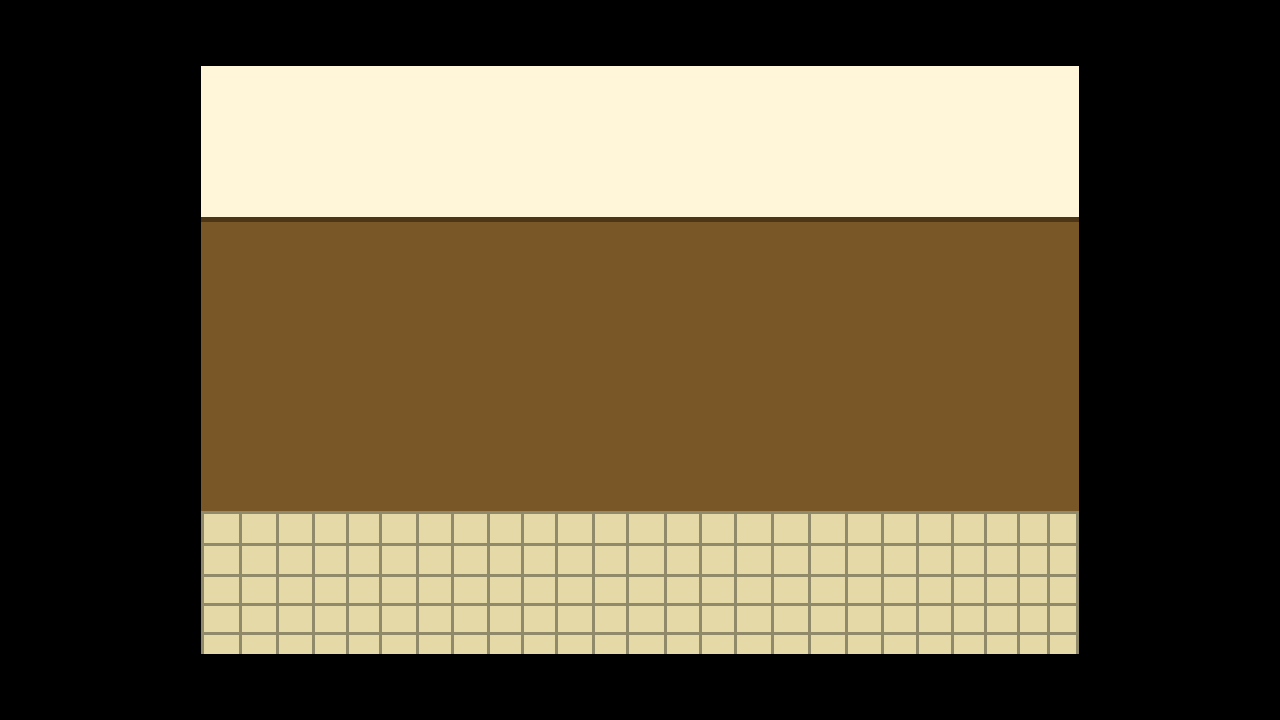
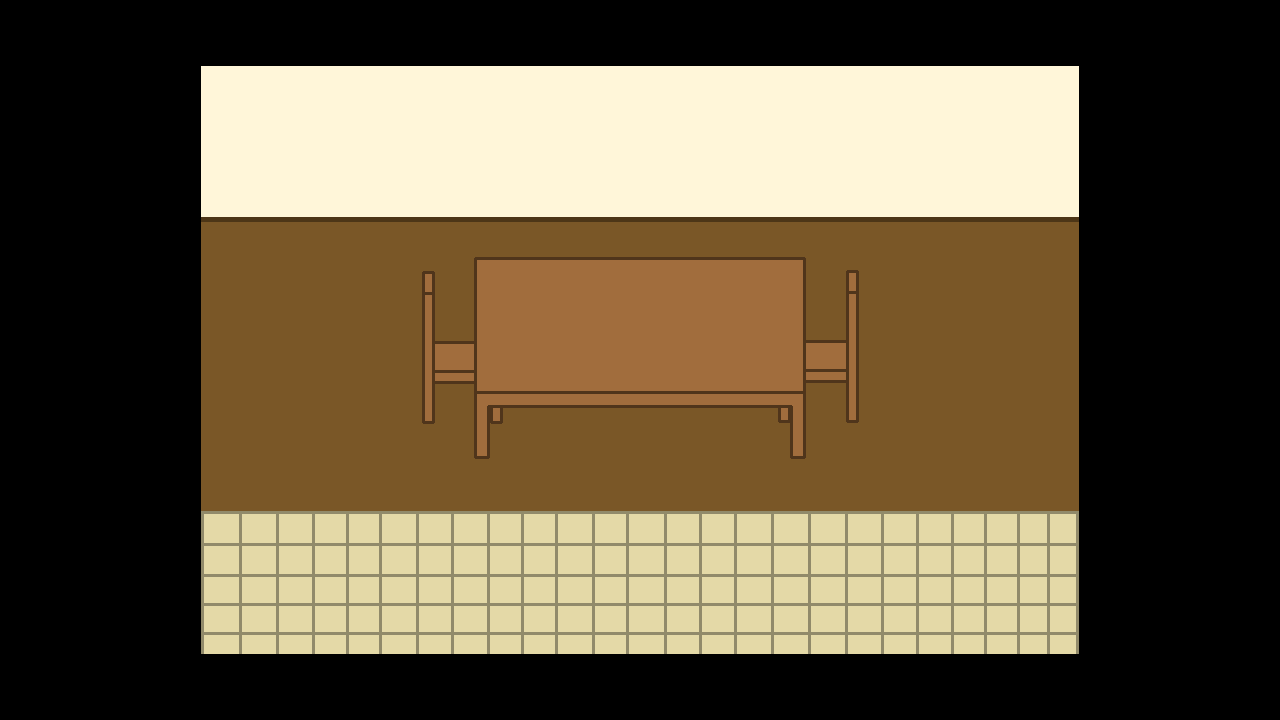
Layered file, before and after one edit (1280px x 720px). Changes by layer:
added layer "spr_rm02_diningtable" above "spr_rm02_chair copy" over [474, 257, 806, 459]
added layer "spr_rm02_chair copy" above "spr_rm02_chair" over [422, 271, 503, 424]
added layer "spr_rm02_chair" above "spr_rm02_BG" over [778, 270, 859, 423]
